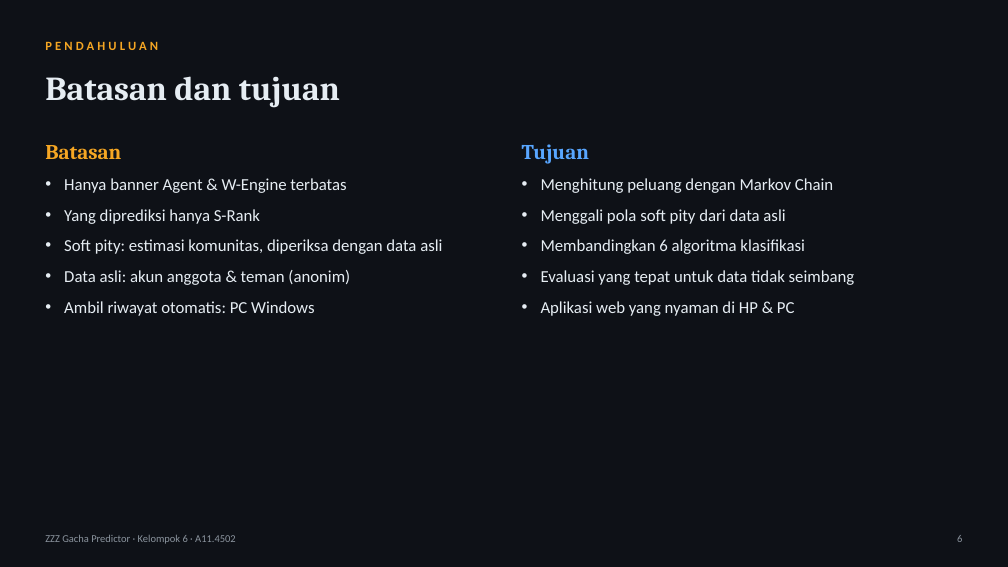
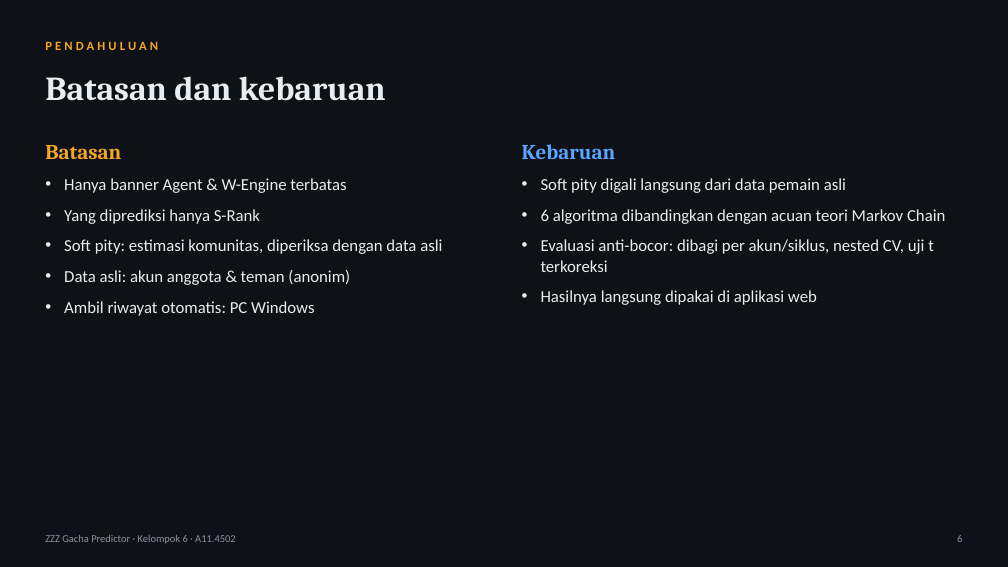
Before and after one commit to tehgeii/project-data-mining, a slide deck: slide 6 of docs/tugas/UTS_Slide_Kelompok6_A11.4502.pptx. Drawn at 1008x567 pixels with LibreOffice and Linux fonts; fonts in the diff are those of the drawing. Boxes give left, top, right and bottom in pixels: in the first picture for what was removed or moved away, otherwise in the second. Text is boxed around its words. In the diff, an @@ line names an element or a change of style, - is before the commit and + after.

Commit message:
Ubah proposal UTS mengikuti format contoh proposal dari dosen
Proposal kini dibuat oleh proposal.js: kertas Letter, margin 3 cm, sampul
PENYUSUN, Ringkasan dan Kata Kunci, Bab I 1.1-1.5 (termasuk Pembaruan dan
Peta Jalan), Bab II 2.1-2.7 (Telaah Studi Pustaka, Target Capaian, Anggota
Tim), jadwal 14 minggu, dan pustaka bernomor. gen.js kini khusus laporan UAS.

Slide UTS ikut disesuaikan: slide kebaruan, penelitian terdahulu, dan peta
jalan 14 minggu. Judul sampul tidak lagi saling menimpa di LibreOffice.

```diff
--- a/docs/tugas/UTS_Slide_Kelompok6_A11.4502.pptx
+++ b/docs/tugas/UTS_Slide_Kelompok6_A11.4502.pptx
@@ text at <box>45,76,386,101</box>: text changed @@
-Batasan dan tujuan
+Batasan dan kebaruan
@@ text at <box>522,144,616,159</box>: text changed @@
-Tujuan
+Kebaruan
@@ text at <box>541,178,945,305</box>: text changed @@
-• Menghitung peluang dengan Markov Chain
-• Menggali pola soft pity dari data asli
-• Membandingkan 6 algoritma klasifikasi
-• Evaluasi yang tepat untuk data tidak seimbang
-• Aplikasi web yang nyaman di HP & PC
+• Soft pity digali langsung dari data pemain asli
+• 6 algoritma dibandingkan dengan acuan teori Markov Chain
+• Evaluasi anti-bocor: dibagi per akun/siklus, nested CV, uji t terkoreksi
+• Hasilnya langsung dipakai di aplikasi web
```
Also in this commit, not shown: 10 other slides changed, 2 slides added, 1 slide removed, 14 other files.
